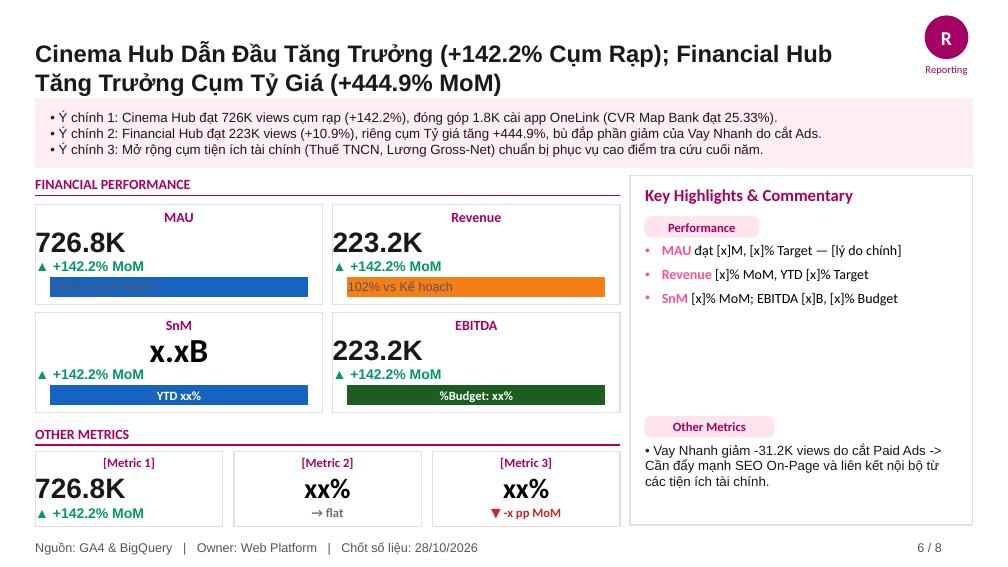
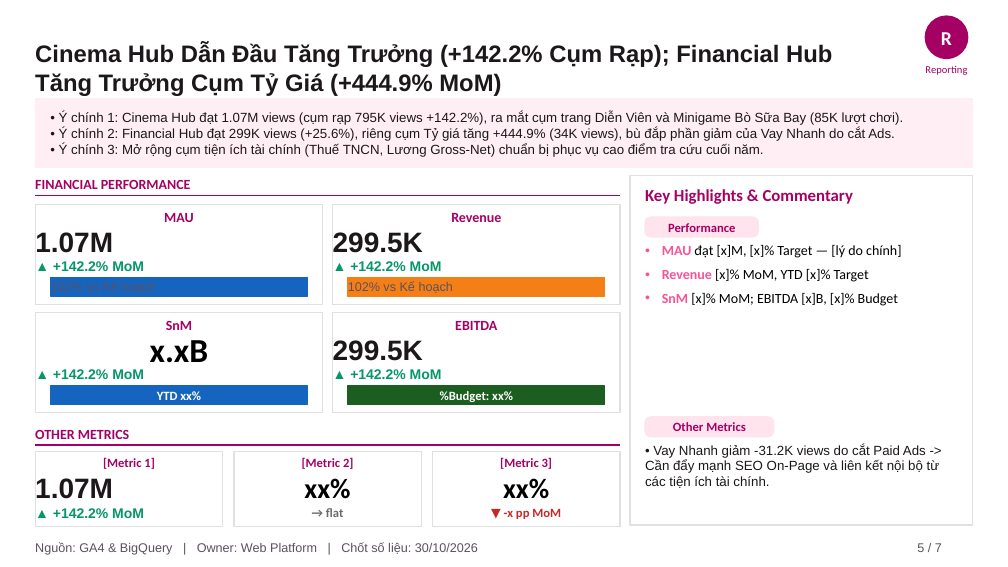
Before and after one commit to vanhien26/hienho-knowledgebase, a slide deck: slide 5 of 07_REPORTS/docs/presentations/Web_Platform_Thang_10_2026_Monthly_Report.pptx (slide 6 before the commit). Drawn at 1008x567 pixels with LibreOffice and Linux fonts; fonts in the diff are those of the drawing. Boxes give left, top, right and bottom in pixels: in the first picture for what was removed or moved away, otherwise in the second. Text is boxed around its words. In the diff, an @@ line names an element or a change of style, - is before the commit and + after.

```diff
--- a/07_REPORTS/docs/presentations/Web_Platform_Thang_10_2026_Monthly_Report.pptx
+++ b/07_REPORTS/docs/presentations/Web_Platform_Thang_10_2026_Monthly_Report.pptx
@@ text at bbox=[59, 111, 903, 141]: text changed @@
-• Ý chính 1: Cinema Hub đạt 726K views cụm rạp (+142.2%), đóng góp 1.8K cài app OneLink (CVR Map Bank đạt 25.33%).
-• Ý chính 2: Financial Hub đạt 223K views (+10.9%), riêng cụm Tỷ giá tăng +444.9%, bù đắp phần giảm của Vay Nhanh do cắt Ads.
+• Ý chính 1: Cinema Hub đạt 1.07M views (cụm rạp 795K views +142.2%), ra mắt cụm trang Diễn Viên và Minigame Bò Sữa Bay (85K lượt chơi).
+• Ý chính 2: Financial Hub đạt 299K views (+25.6%), riêng cụm Tỷ giá tăng +444.9% (34K views), bù đắp phần giảm của Vay Nhanh do cắt Ads.
@@ text at bbox=[35, 232, 113, 253]: text changed @@
-726.8K
+1.07M
@@ text at bbox=[333, 232, 423, 253]: text changed @@
-223.2K
+299.5K
@@ text at bbox=[333, 340, 423, 361]: text changed @@
-223.2K
+299.5K
@@ text at bbox=[35, 478, 113, 499]: text changed @@
-726.8K
+1.07M
@@ text at bbox=[35, 542, 478, 555]: text changed @@
-Nguồn: GA4 & BigQuery | Owner: Web Platform | Chốt số liệu: 28/10/2026
+Nguồn: GA4 & BigQuery | Owner: Web Platform | Chốt số liệu: 30/10/2026
@@ text at bbox=[917, 543, 942, 552]: text changed @@
-6 / 8
+5 / 7
```
Also in this commit, not shown: 6 other slides changed, 1 slide removed, 5 other files.
